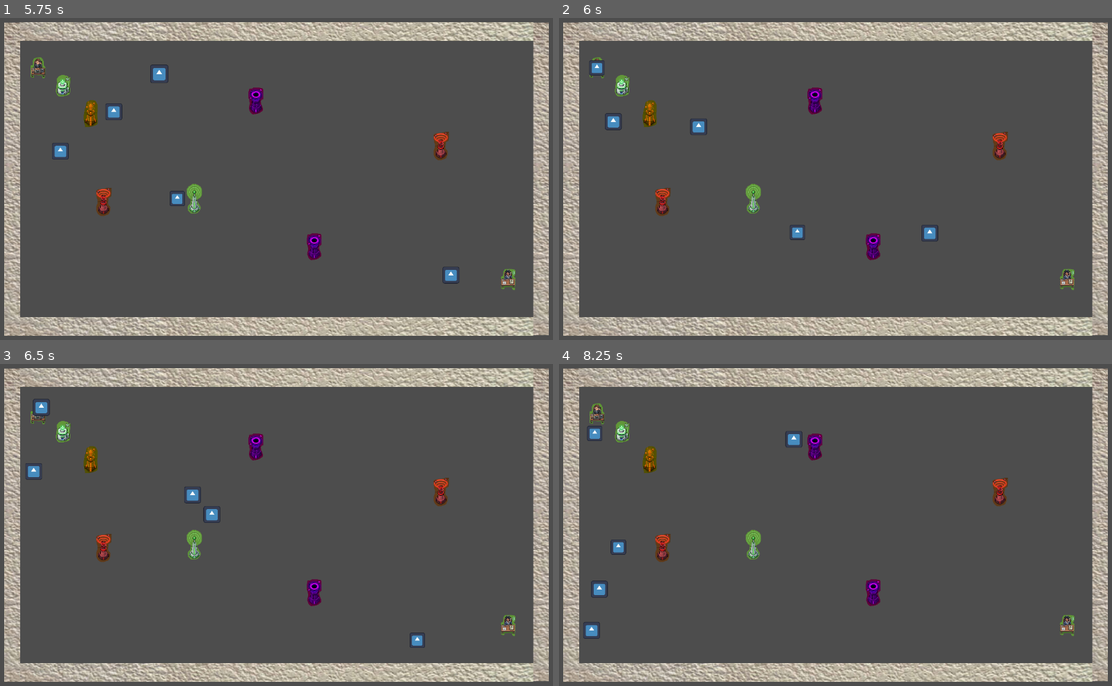
Above: before the commit, frames 1-4 (two rows, left to right).
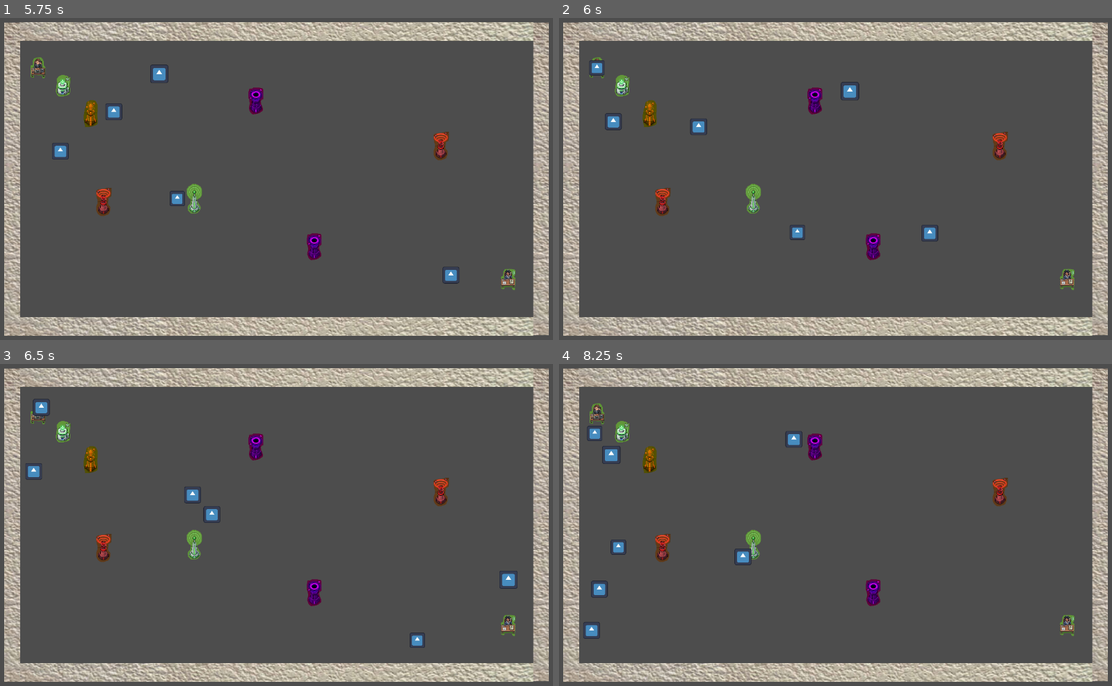
Above: after the commit, the same moments.

Repository: ryupold/ld59
Game: Godot game, scene res://scenes/test_sender.tscn
The game is run twice, just before and just after one commit, with the same random seed, the same clock (stepped at 60 frames per second) and the same inputs. The engine's default icon, where the game draws it, is replaced by a stand-in: a white triangle on a blue panel in a dark square.
Inputs:
- Up to frame 1 (5.75 s): tap Enter at 0.5 s
- Up to frame 2 (6 s): no input
- Up to frame 3 (6.5 s): no input
- Up to frame 4 (8.25 s): no input

Frame 1 is identical in both runs. In frame 2, 0.1% of the frame differs, in the area x 50-55%, y 19-26%; in frame 3, 0.1%; in frame 4, 0.2%, in the area x 7-35%, y 25-63%.
Error before the commit: Invalid call. Nonexistent function 'increaseTtl' in base 'RigidBody2D (Packet)'. (res://entities/towers/relay/relay_tower.gd:17)

Commit message:
Increase TLL when getting hit by Relaytower

Diff:
--- a/ld59-game/entities/packet/packet.gd
+++ b/ld59-game/entities/packet/packet.gd
@@ -23,3 +23,6 @@
 	for child in get_children():
 		if child is Node2D:
 			child.scale = newScale
+
+func increaseTtl() -> void:
+	ttl += 1
